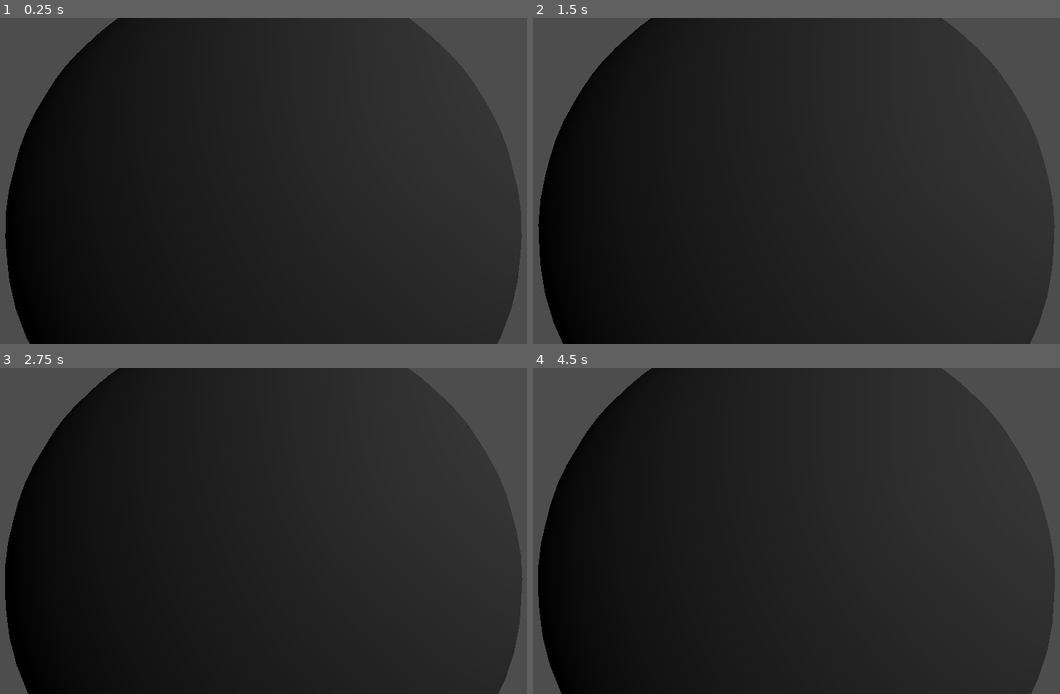
Above: before the commit, frames 1-4 (two rows, left to right).
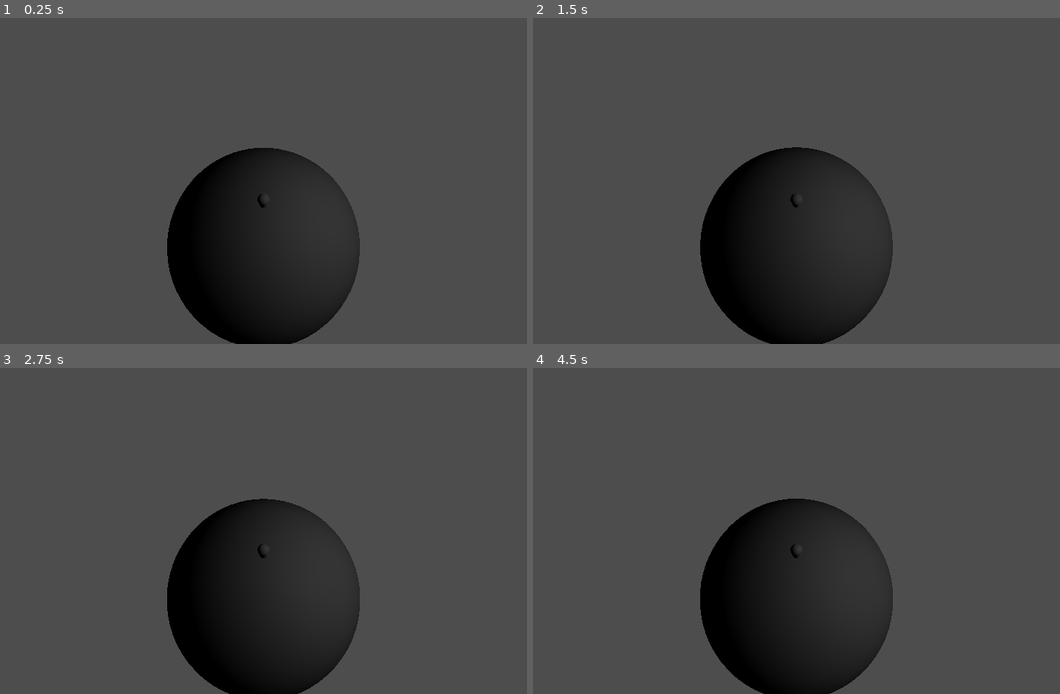
Above: after the commit, the same moments.

Repository: fsrechia/ggj25-blob
Game: Godot game, scene res://Scenes/node.tscn
Two runs of this game, one before a commit and one after it. Both use one fixed random seed, a clock stepped at 60 frames per second and the inputs below. This scene is started directly instead of the project's main scene.
Inputs (mouse positions are in pixels of both pictures, inside the frame that each line leads up to):
- Up to frame 1 (0.25 s): no input
- Up to frame 2 (1.5 s): tap Enter (ui_accept) at 0.5, 1.25 s; move the mouse to (828, 181) at 0.52 s; hold F (interact) 0.53-1.28 s; hold W (forward) from 0.53 s (still down); tap Space (jump) at 0.77 s; move the mouse to (764, 181) at 1.27 s; tap F (interact) at 1.35 s
- Up to frame 3 (2.75 s): keep holding W (forward); tap Space (jump) at 1.52 s; tap Enter (ui_accept) at 2 s; move the mouse to (279, 524) at 2.02 s; hold F (interact) from 2.03 s (still down)
- Up to frame 4 (4.5 s): keep holding W (forward); tap Enter (ui_accept) at 2.75, 3.5, 4.25 s; move the mouse to (791, 537) at 2.77 s; release F (interact) at 2.78 s; tap F (interact) at 2.85, 4.35 s; tap Space (jump) at 3.02, 3.77 s; move the mouse to (838, 534) at 3.52 s; hold F (interact) 3.53-4.28 s; move the mouse to (754, 527) at 4.27 s

The runs differ from the first frame. In frame 1, 72% of the frame differs, in the area x 0-100%, y 0-100%; in frame 2, 73%; in frame 3, 72%; in frame 4, 73%.

Commit message:
Fix lowercase madness

Diff:
--- a/Scenes/Player.tscn
+++ b/Scenes/Player.tscn
@@ -1,6 +1,6 @@
 [gd_scene load_steps=10 format=3 uid="uid://bwrts55c6qkt7"]
 
-[ext_resource type="Script" path="res://Scripts/player.gd" id="1_24yu1"]
+[ext_resource type="Script" path="res://Player/Player.gd" id="1_24yu1"]
 [ext_resource type="Script" path="res://Forces/BalancePoint.gd" id="2_phktv"]
 [ext_resource type="Script" path="res://Camera/CameraAnchor.gd" id="3_sfxyw"]
 [ext_resource type="Script" path="res://Camera/CameraJoint.gd" id="4_rd12h"]
